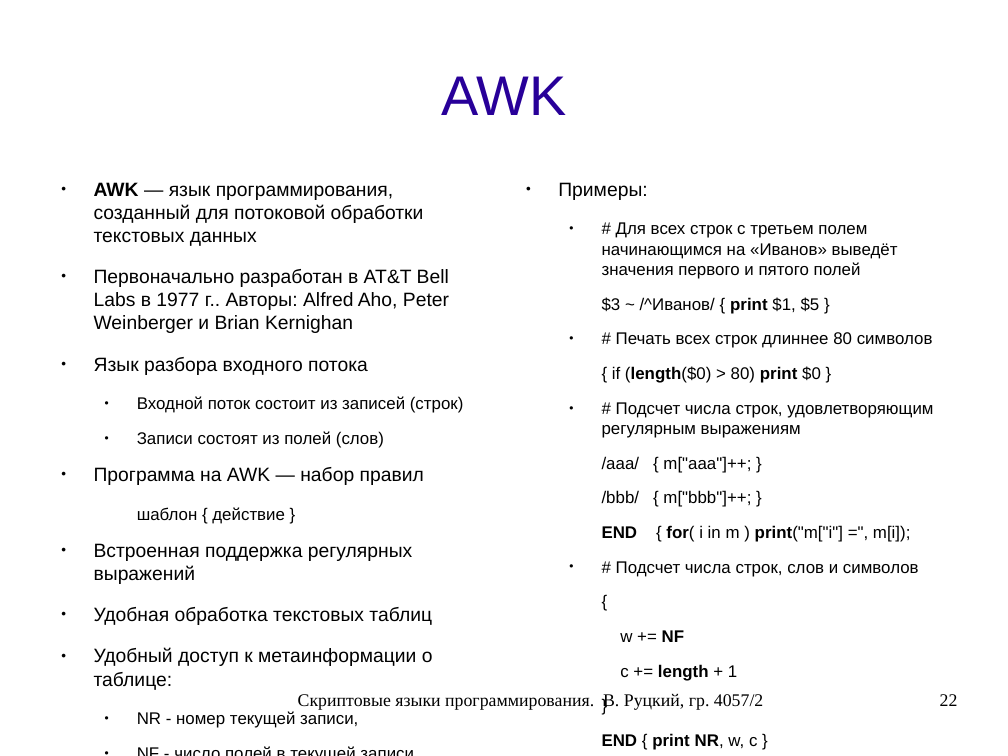
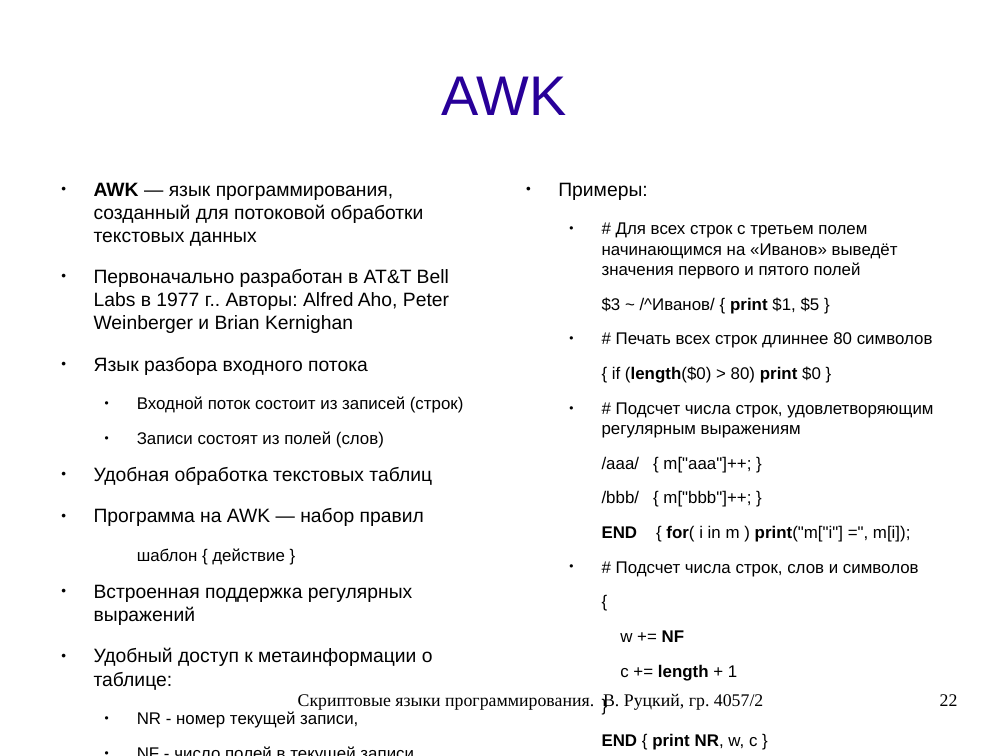
Before and after one commit to rutsky/semester07, a slide deck: slide 22 of Operation_systems/scripting_languages/40572_Rutsky_Scripting_languages.odp. Drawn at 1008x756 pixels with LibreOffice and Linux fonts; fonts in the diff are those of the drawing. Boxes give left, top, right and bottom in pixels: in the first picture for what was removed or moved away, otherwise in the second. Text is boxed around its words. In the diff, an @@ line names an element or a change of style, - is before the commit and + after.

```diff
--- a/Operation_systems/scripting_languages/40572_Rutsky_Scripting_languages.odp
+++ b/Operation_systems/scripting_languages/40572_Rutsky_Scripting_languages.odp
@@ text at bbox=[94, 467, 432, 485]: paragraph added @@
+● Удобная обработка текстовых таблиц
@@ text at bbox=[94, 607, 432, 625]: paragraph removed @@
-● Удобная обработка текстовых таблиц
```
Also in this commit, not shown: 2 other slides changed.
